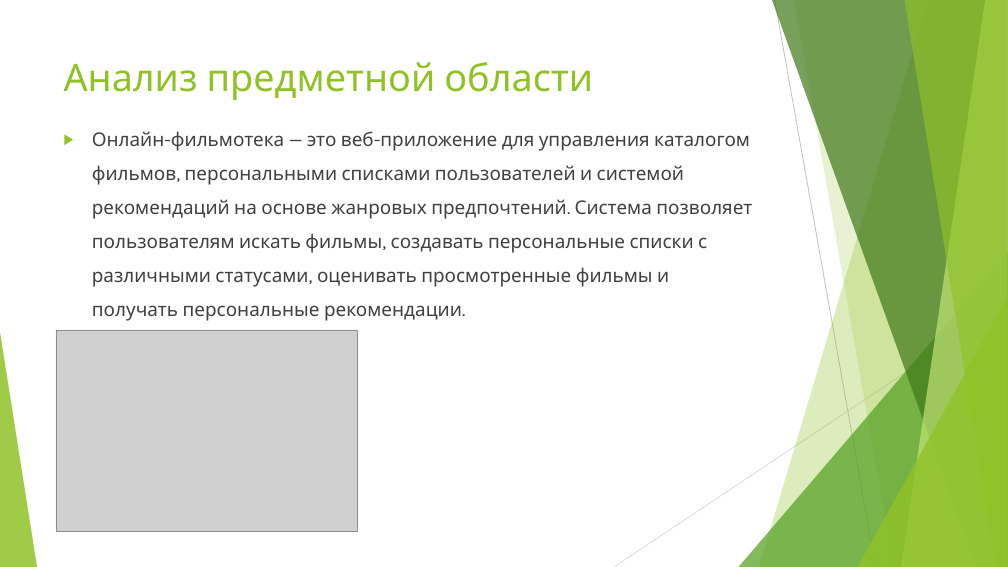
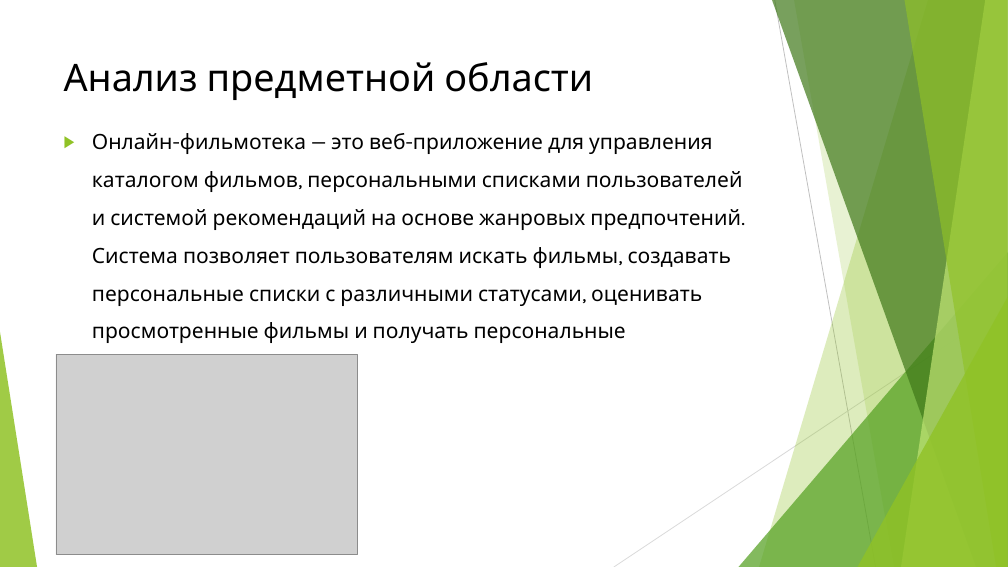
Before and after one commit to r0mbaa/OnlineMovies, a slide deck: slide 2 of Paperworks/Курсовой проект на тему «Онлайн фильмотека».pptx. Drawn at 1008x567 pixels with LibreOffice and Linux fonts; fonts in the diff are those of the drawing; grey boxes stand for pictures. Boxes give left, top, right and bottom in pixels: in the first picture for what was removed or moved away, otherwise in the second. Text is boxed around its words. In the diff, an @@ line names an element or a change of style, - is before the commit and + after.

```diff
--- a/Paperworks/Курсовой проект на тему «Онлайн фильмотека».pptx
+++ b/Paperworks/Курсовой проект на тему «Онлайн фильмотека».pptx
@@ title "Анализ предметной области" at [64, 62, 593, 100]: text colour #90C226 to #000000 @@
@@ text "Онлайн-фильмотека — это веб-приложение для ..." at [92, 133, 743, 383]: size 18 to 20 pt, text colour #404040 to #000000 @@
@@ picture: place and size @@
-picture at [56, 330, 358, 531]
+picture at [56, 355, 358, 555]
```
Also in this commit, not shown: 2 other slides changed, 12 slides added, 1 other file.
